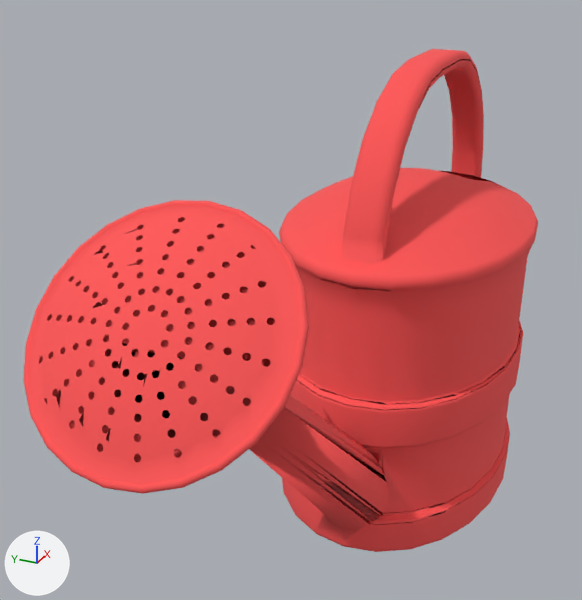
What one commit did to the COLLADA model meshes/dae/waterCan_1.dae.
Both versions are drawn from a camera (50 mm lens) standing at (-0.798, -0.04, 0.582) and looking at (-0.151, 0.252, 0.259). Every picture has the same lights, and +X, +Y and +Z are marked at lower left. Where no turn or scale is listed for an object, it has been applied to the vertices. Vertices at the same position are counted once.

In view in the first picture: 'group_0'.
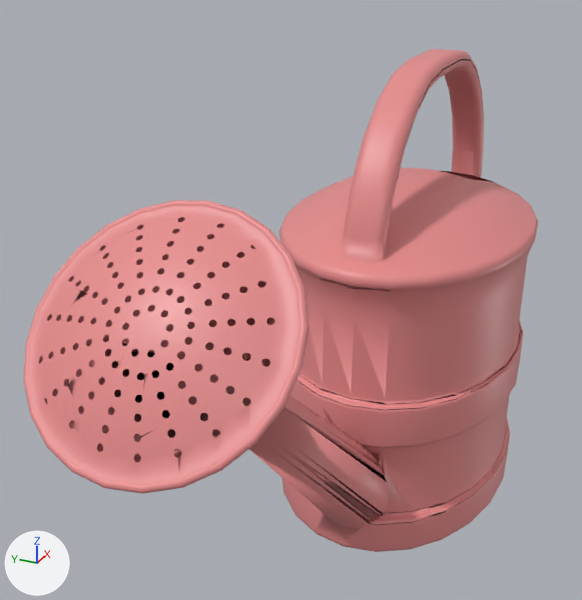
The newer file is also turned or shifted as a whole; pictures and numbers use the older file's frame.

What changed in the scene script:
```text
Change mat_layer_layer0:
    mat_layer_layer0.base_color: (1.0, 0.0887, 0.0887) -> (0.8, 0.264, 0.264)  # red #ff5454 -> pink #e78c8c
    mat_layer_layer0.roughness: 0.9 -> 0.44
Change me_group_0:
    used by ob_group_0; location = (-0.537, 0.05, 0.0)
    remove me_group_0.from_pydata(...)  # 8871 vertices, 14012 faces; spans x 0.0..0.812, y 0.0..0.259, z 0.0..0.468
    add me_group_0.from_pydata(...)  # 7875 vertices, 13085 faces; spans x 0.0..0.812, y 0.0..0.259, z 0.0..0.468
    me_group_0 part 1: 37 loose pieces with 991 vertices, spanning x 0.014..0.096, y 0.075..0.177, z 0.351..0.433, are deleted
    me_group_0 part 2
    9 vertices are removed from x 0.002..0.058, y 0.049..0.212, z 0.333..0.397
    76 faces are deleted
    1 vertex moves within x 0.002, y 0.13, z 0.333
    4 vertices are added at (0.003, 0.13, 0.333), (0.057, 0.052, 0.388), (0.057, 0.212, 0.388), (0.057, 0.049, 0.388)
    67 new faces join them
```

Where the change shows, as pixel boxes (x1, y1, x2, y2) in the pictures (582 x 600 px; the box of a moved part takes in the faces that stretch with it):
'group_0', recoloured, surface changed, reshaped (red to pink): (24, 49, 538, 552) in both
part 1 of me_group_0, deleted (red): before (67, 237, 255, 442)
part 2 of me_group_0, moved or reshaped: (29, 277, 308, 486) in both
